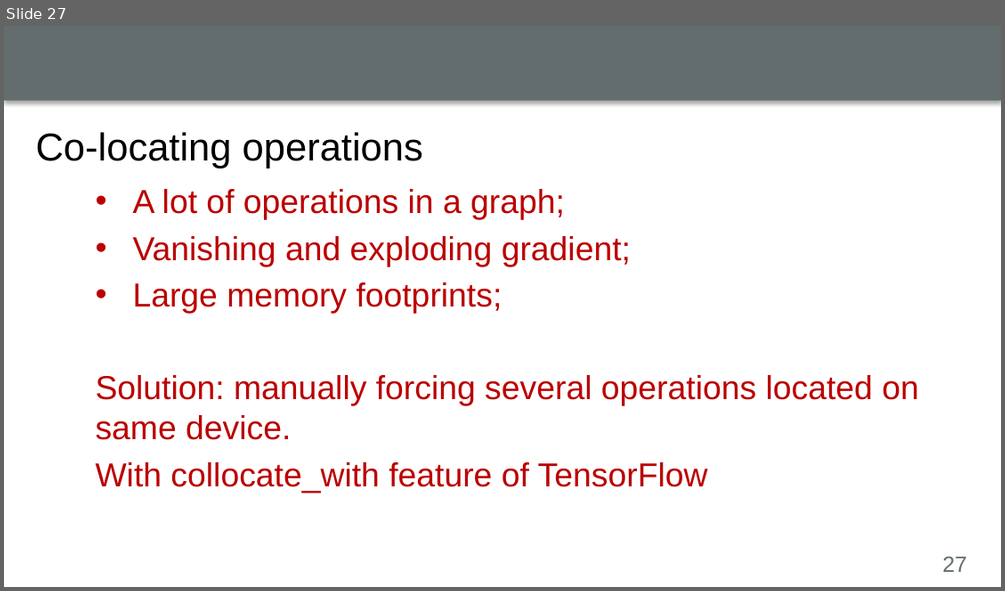
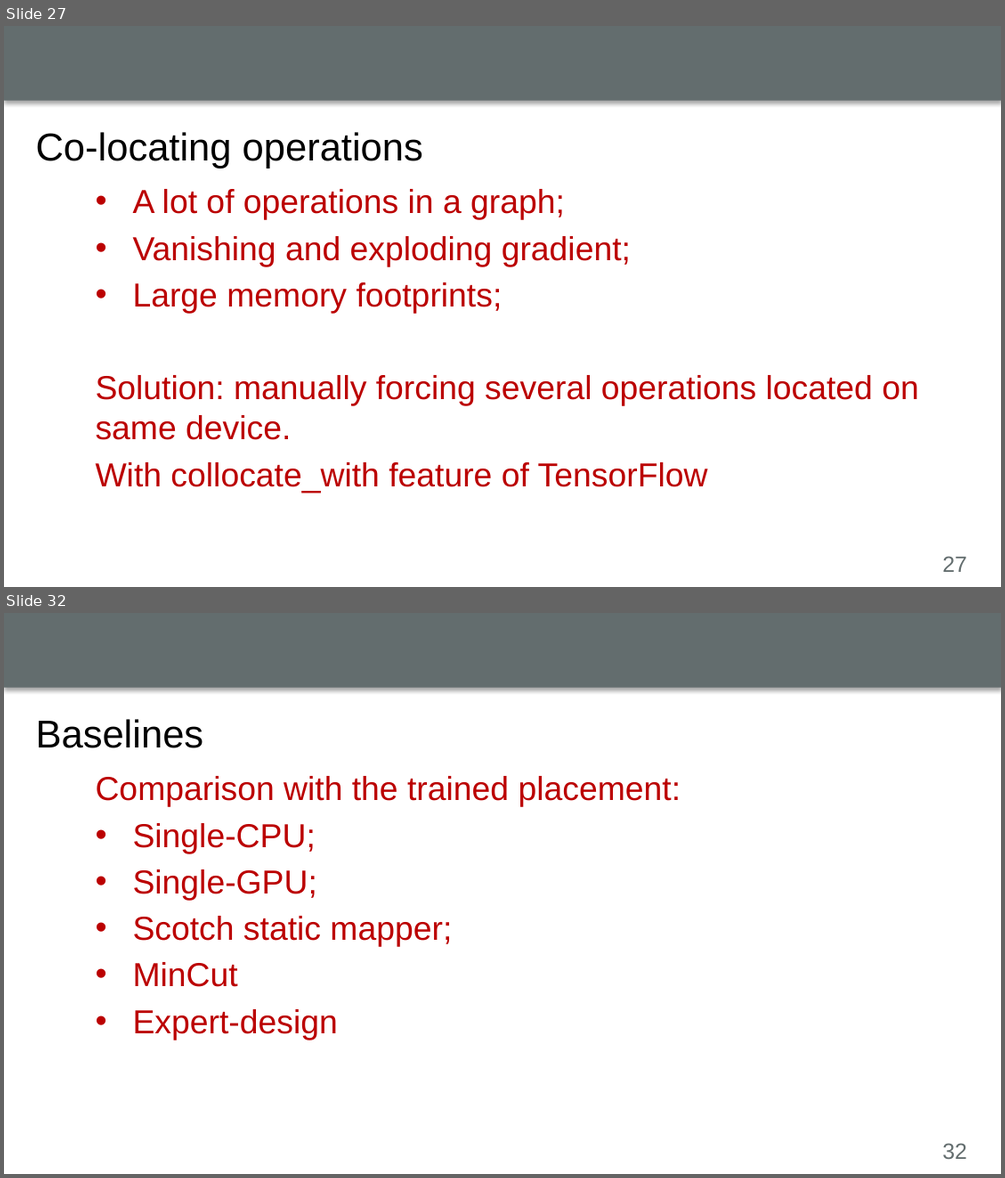
Before and after one commit to luyuliu/CSE-5194, a slide deck: presentation/presentation.pptx. Shown one above the other, each under a label of ours: slide 27 before the commit, slides 27 and 32 after it; the slides between them are not shown. The pictures are 1005x591 and 1005x1178 pixels, drawn with LibreOffice and Linux fonts; fonts in the diff are those of the drawing; background and template pictures are left out. Boxes give left, top, right and bottom in pixels: in the first picture for what was removed or moved away, otherwise in the second. Text is boxed around its words. In the diff, an @@ line names an element or a change of style, - is before the commit and + after.

```diff
--- a/presentation/presentation.pptx
+++ b/presentation/presentation.pptx
@@ slide 32 added at box(4, 613, 1001, 1174), background #FFFFFF; not listed: 2 template elements that a slide beside it also shows @@
@@ title added at box(36, 719, 204, 748), 28 pt, text #000000 @@
+Baselines
@@ text added at box(86, 763, 983, 1133), outline #FFFFFF 0.75 pt, 24 pt, text #BB0000 @@
+Comparison with the trained placement:
+• Single-CPU;
+• Single-GPU;
+• Scotch static mapper;
+• MinCut
+• Expert-design
```
Also in this commit, not shown: 1 slide changed, 27 other slides added, 1 slide removed.
